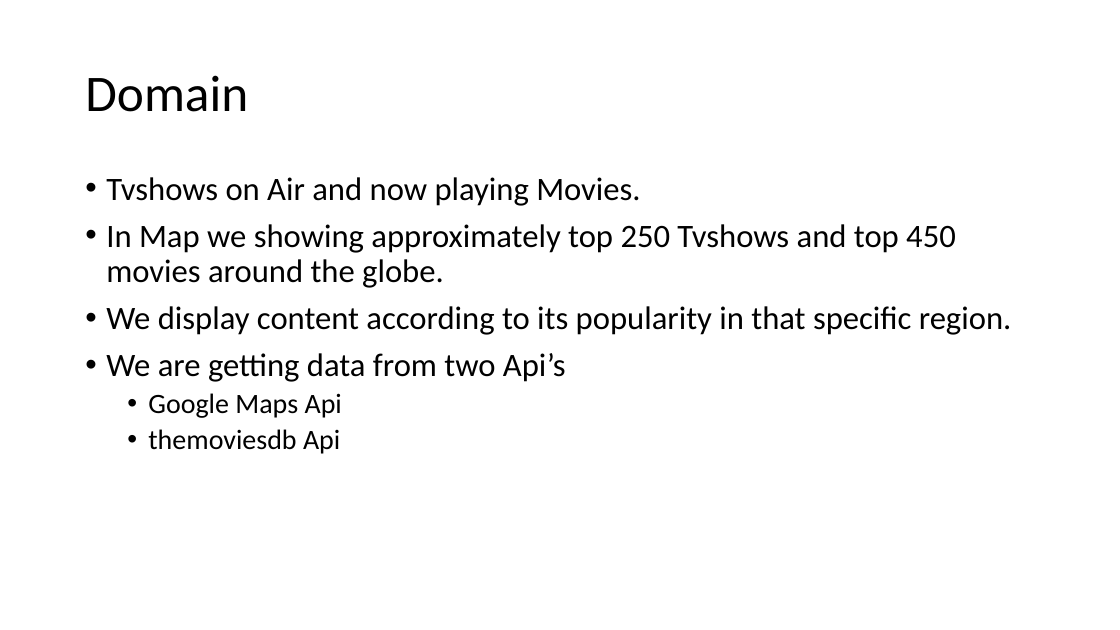
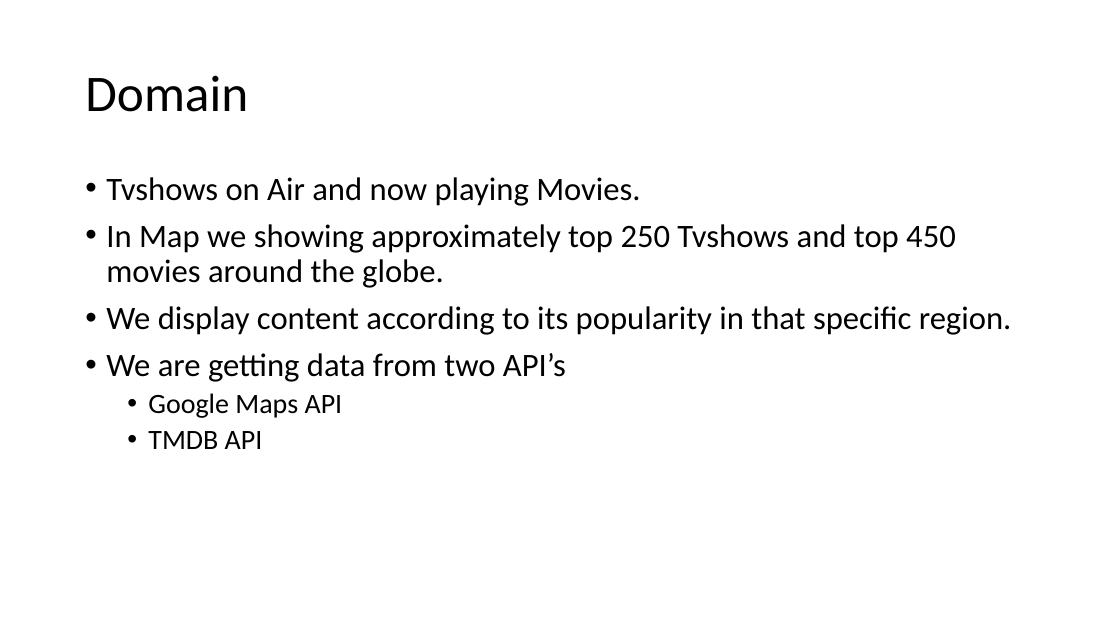
Before and after one commit to akhiln28/ontology_assignment2, a slide deck: slide 2 of presentation.pptx. Drawn at 1120x630 pixels with LibreOffice and Linux fonts; fonts in the diff are those of the drawing. Boxes give left, top, right and bottom in pixels: in the first picture for what was removed or moved away, otherwise in the second. Text is boxed around its words. In the diff, an @@ line names an element or a change of style, - is before the commit and + after.

```diff
--- a/presentation.pptx
+++ b/presentation.pptx
@@ text at (106, 353, 566, 449): text changed @@
-• We are getting data from two Api’s
-  • Google Maps Api
-  • themoviesdb Api
+• We are getting data from two API’s
+  • Google Maps API
+  • TMDB API
```
Also in this commit, not shown: 6 other slides changed, 6 other files.
